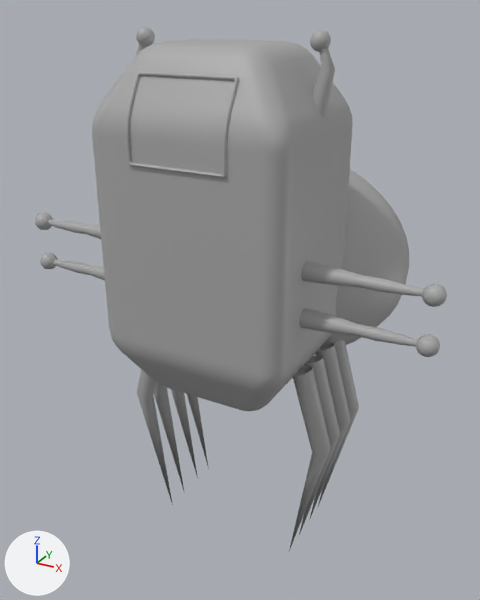
Before and after pictures for a commit that changed the FBX model Assets/Meshes/M_LFE_Chara_001.fbx.
One viewpoint serves both versions: a camera (50 mm lens) standing at (0.0133, -0.1404, 0.153) and looking at (-0.0737, 0.0178, 0.0738). Arrows for +X, +Y and +Z are at lower left; the lights stay in place. Where no turn or scale is listed for an object, it has been applied to the vertices.

Objects in the first picture: 'M_LFE_Chara_001'.
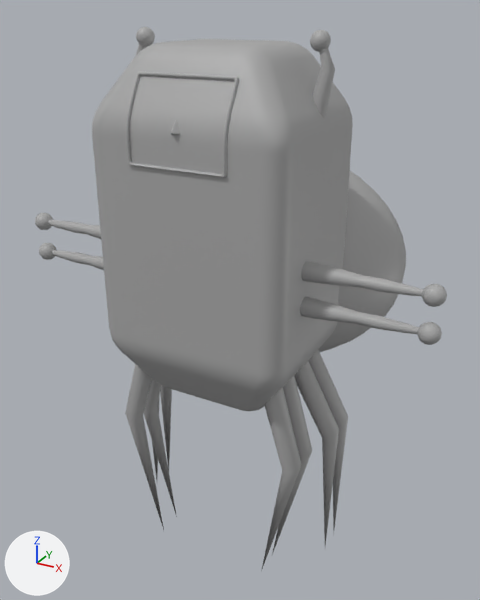
The newer file is also rescaled (x4.318), turned or shifted as a whole; pictures and numbers use the older file's frame.

Boxes [x1, y1, x2, y2] around the edits, measured in the pictures (480 x 600 px; the box of a moved part takes in the faces that stretch with it):
'M_LFE_Chara_001', reshaped
    before: [35, 27, 447, 551]
    after: [35, 27, 447, 571]
part 1 of me_mesh, moved or reshaped
    before: [171, 389, 198, 478]
    after: [160, 386, 172, 470]
part 2 of me_mesh, moved or reshaped
    before: [309, 343, 350, 520]
    after: [308, 350, 348, 529]
part 3 of me_mesh, moved or reshaped
    before: [289, 366, 331, 551]
    after: [261, 387, 301, 571]
part 4 of me_mesh, moved or reshaped
    before: [299, 355, 340, 535]
    after: [272, 375, 312, 555]
part 5 of me_mesh, moved or reshaped
    before: [318, 340, 359, 506]
    after: [295, 361, 339, 545]
part 6 of me_mesh, moved or reshaped
    before: [154, 383, 185, 493]
    after: [152, 394, 160, 480]
part 7 of me_mesh, moved or reshaped
    before: [137, 369, 173, 505]
    after: [144, 379, 177, 517]
part 8 of me_mesh, moved or reshaped
    before: [187, 394, 209, 469]
    after: [125, 364, 164, 530]
part 9 of me_mesh, rebuilt (7% narrower)
    before: [314, 169, 409, 355]
    after: [318, 171, 406, 352]
part 10 of me_mesh, moved or reshaped
    before: [40, 253, 105, 280]
    after: [39, 225, 104, 270]
part 11 of me_mesh, moved or reshaped
    before: [299, 308, 440, 357]
    after: [300, 275, 442, 345]

The edits, one by one:
Material 'standardSurface2' (mat_standardsurface2) is new.
Its base color is (0.4, 0.4, 0.4) (grey #aaaaaa).
me_mesh is used by ob_m_lfe_chara_001; location (-0.0672, 0.0231, 0.077).
me_mesh had 2066 vertices, 2049 faces and spanned x -0.057..0.057, y -0.0462..0.0462, z -0.0719..0.0719.
me_mesh now has 2088 vertices, 2068 faces and spans x -0.057..0.057, y -0.0467..0.0462, z -0.072..0.0719.
me_mesh part 1: the loose piece of 21 vertices spanning x -0.0313..-0.0198, y -0.012..-0.0067, z -0.0719..-0.0085 is turned 12.6 degrees about the y axis through its middle, then moved by (-0.0025, -0.0035, 0.0019), in mat_standardsurface2 (grey #aaaaaa).
me_mesh part 2: the loose piece of 21 vertices spanning x 0.0198..0.0313, y -0.012..-0.0067, z -0.0719..-0.0085 is turned -12.6 degrees about the y axis through its middle, then moved by (0.0025, -0.0035, 0.0019), in mat_standardsurface2 (grey #aaaaaa).
me_mesh part 3: the loose piece of 21 vertices spanning x 0.0198..0.0313, y -0.0272..-0.0219, z -0.0719..-0.0085 is moved by (-0.0038, -0.0104, -0.0001), in mat_standardsurface2 (grey #aaaaaa).
me_mesh part 4: the loose piece of 21 vertices spanning x 0.0198..0.0313, y -0.0203..-0.015, z -0.0719..-0.0085 is moved by (-0.0038, -0.0104, -0.0001), in mat_standardsurface2 (grey #aaaaaa).
me_mesh part 5: the loose piece of 21 vertices spanning x 0.0198..0.0313, y -0.0051..0.0002, z -0.0719..-0.0085 is turned -12.6 degrees about the y axis through its middle, then moved by (0.0025, -0.0174, 0.0019), in mat_standardsurface2 (grey #aaaaaa).
me_mesh part 6: the loose piece of 21 vertices spanning x -0.0313..-0.0198, y -0.0203..-0.015, z -0.0719..-0.0085 is turned 12.6 degrees about the y axis through its middle, then moved by (-0.0025, -0.0022, 0.0019), in mat_standardsurface2 (grey #aaaaaa).
me_mesh part 7: the loose piece of 21 vertices spanning x -0.0313..-0.0198, y -0.0272..-0.0219, z -0.0719..-0.0085 is moved by (0.0038, -0.0035, -0.0001), in mat_standardsurface2 (grey #aaaaaa).
me_mesh part 8: the loose piece of 21 vertices spanning x -0.0313..-0.0198, y -0.0051..0.0002, z -0.0719..-0.0085 is moved by (0.0038, -0.0326, -0.0001), in mat_standardsurface2 (grey #aaaaaa).
me_mesh part 9: the loose piece of 382 vertices spanning x -0.0345..0.0366, y -0.0261..0.0462, z -0.0231..0.0378 is rebuilt with 357 vertices and now spans x -0.0356..0.0356, y -0.0176..0.0462, z -0.0231..0.0378, in mat_standardsurface2 (grey #aaaaaa).
me_mesh part 10: 1 vertex moved from x -0.0342, y -0.0321, z 0.0111 to x -0.0342, y -0.0321, z 0.0104; 186 vertices removed from x -0.057..-0.0253, y -0.0344..-0.0297, z 0.0068..0.0118; 198 vertices added at x -0.057..-0.0253, y -0.0344..-0.0297, z 0.0097..0.0225.
me_mesh part 11: 1 vertex moved from x 0.0341, y -0.0321, z 0.0111 to x 0.0342, y -0.0321, z 0.0104; 186 vertices removed from x 0.0253..0.057, y -0.0344..-0.0297, z 0.0068..0.0118; 198 vertices added at x 0.0253..0.057, y -0.0344..-0.0297, z 0.0097..0.0225.
me_mesh now uses material mat_standardsurface2 (grey #aaaaaa).
